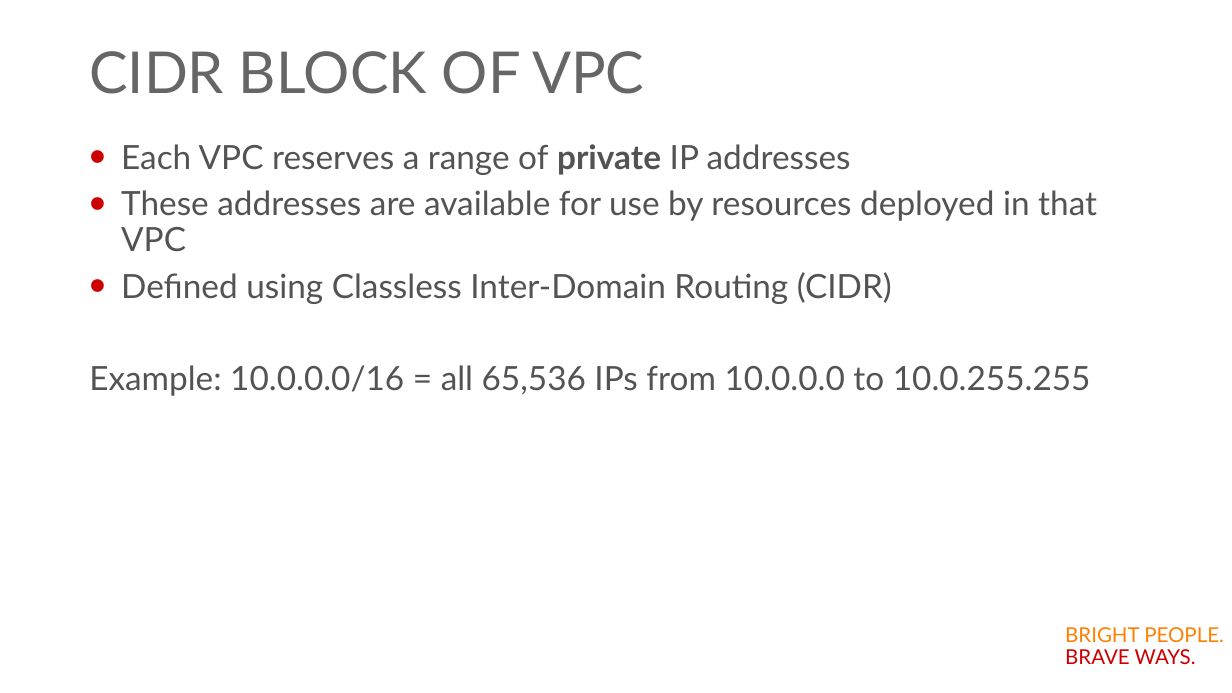
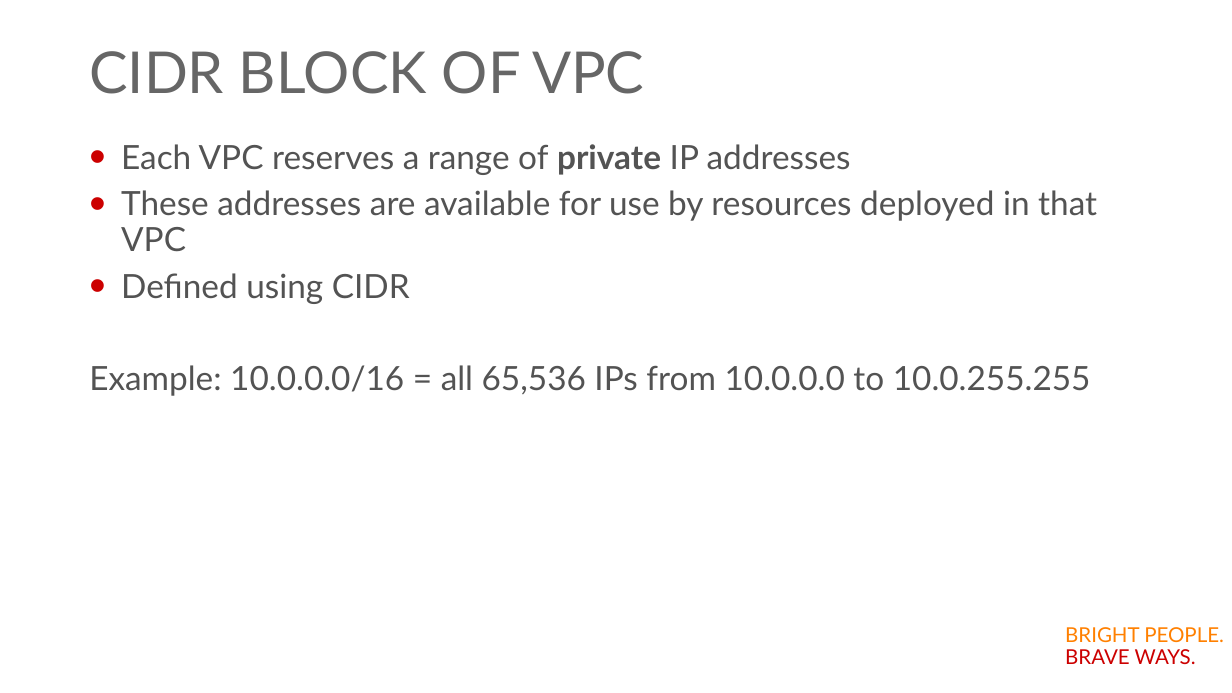
Before and after one commit to Accedia/aws-workshop, a slide deck: slide 11 of Day3-VPC_and_Networks/VPC.pptx (slide 15 before the commit). Drawn at 1232x693 pixels with LibreOffice and Linux fonts; fonts in the diff are those of the drawing; background and template pictures are left out. Boxes give left, top, right and bottom in pixels: in the first picture for what was removed or moved away, otherwise in the second. Text is boxed around its words. In the diff, an @@ line names an element or a change of style, - is before the commit and + after.

```diff
--- a/Day3-VPC_and_Networks/VPC.pptx
+++ b/Day3-VPC_and_Networks/VPC.pptx
@@ text at box(121, 273, 410, 304): text changed @@
-• Defined using Classless Inter-Domain Routing (CIDR)
+• Defined using CIDR
```
Also in this commit, not shown: 7 other slides changed, 2 slides added, 1 other file.
